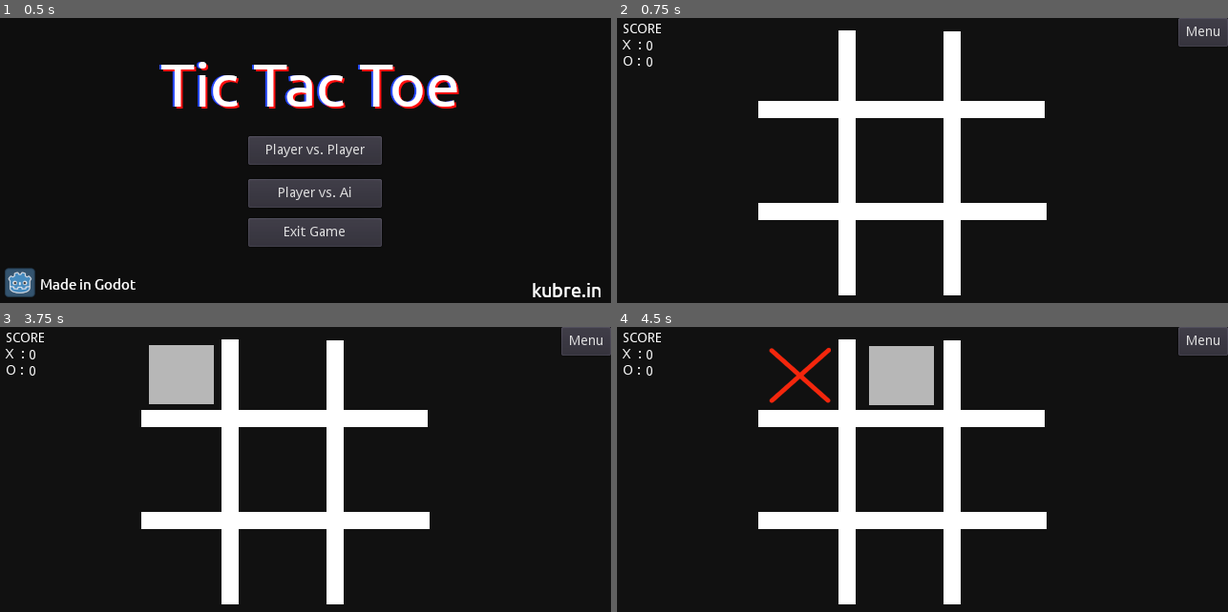
Above: before the commit, frames 1-4 (two rows, left to right).
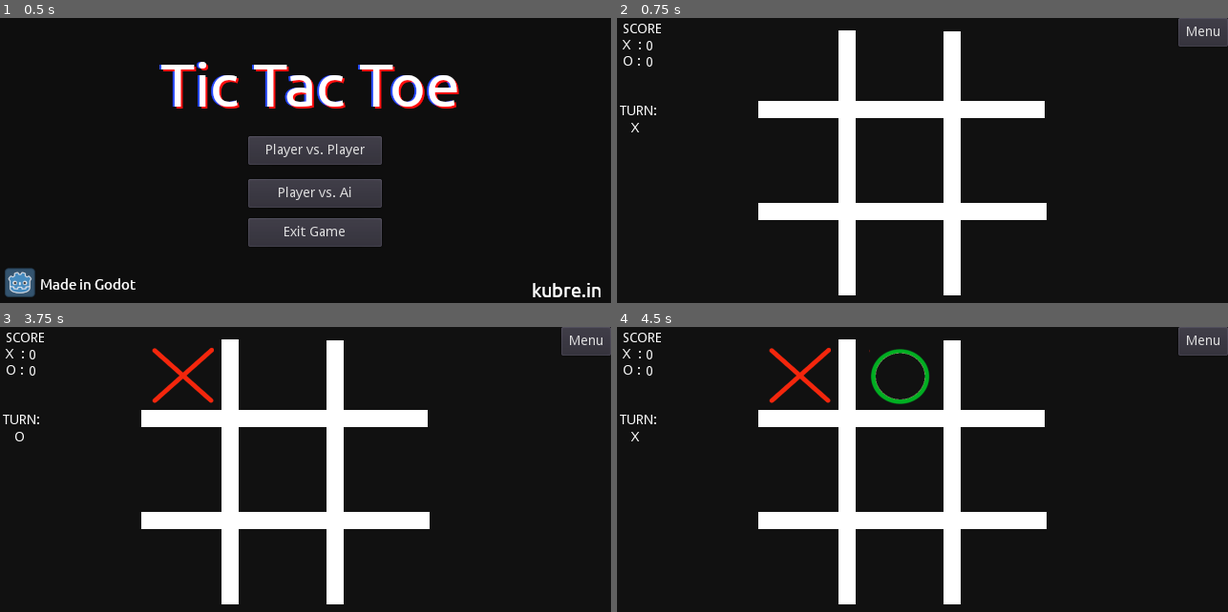
Above: after the commit, the same moments.

Repository: kubre/tictactoe
Game: Godot game, scene res://MainMenu.tscn
Same seed, same stepped clock (60 frames per second), same inputs: the game is played once before the commit and once after it.
Inputs (mouse positions are in pixels of both pictures, inside the frame that each line leads up to):
- Up to frame 1 (0.5 s): no input
- Up to frame 2 (0.75 s): click "Player vs. Player" at 0.5 s
- Up to frame 3 (3.75 s): click "Menu" at 1.25 s; click "Player vs. Ai" at 2 s; click "Player vs. Player" at 2.75 s; click (183, 375) at 3.5 s
- Up to frame 4 (4.5 s): click (904, 375) at 4.25 s

Frame 1 is identical in both runs. In frame 2, 0.1% of the frame differs, in the area x 0-7%, y 30-41%; in frame 3, 2.3%, in the area x 0-35%, y 6-41%; in frame 4, 2.3%.

Commit message:
Some minor improvements

Diff:
--- a/MainMenu.tscn
+++ b/MainMenu.tscn
@@ -44,6 +44,7 @@
 margin_top = 260.0
 margin_right = 150.0
 margin_bottom = 300.0
+
 [connection signal="pressed" from="PVPButton" to="." method="_on_PVPButton_pressed"]
 [connection signal="pressed" from="Exit" to="." method="_on_Exit_pressed"]
 [connection signal="pressed" from="KubreWebsiteLink" to="." method="_on_KubreWebsiteLink_pressed"]
--- a/PVP.gd
+++ b/PVP.gd
@@ -47,7 +47,12 @@
         msgbox("Draw", "Draw game! both played well, Click ok to reset game", "reset")
 
     # Switch active player
-    active_player = O if active_player == X else X
+    if active_player == X:
+        active_player = O
+        $PlayerTurn.text = "O"
+    else:
+        active_player = X
+        $PlayerTurn.text = "X"
 
 func place_mark(btn: TTTButton, player: int) -> bool:
     # Actullay places marks board
--- a/PVP.tscn
+++ b/PVP.tscn
@@ -142,6 +142,22 @@
 text = "0"
 uppercase = true
 
+[node name="TurnLabel" type="Label" parent="."]
+margin_left = 2.69765
+margin_top = 90.6231
+margin_right = 44.6976
+margin_bottom = 104.623
+text = "Turn:"
+uppercase = true
+
+[node name="PlayerTurn" type="Label" parent="."]
+margin_left = 15.0824
+margin_top = 109.21
+margin_right = 57.0824
+margin_bottom = 123.21
+text = "X"
+uppercase = true
+
 [node name="MenuButton" type="Button" parent="."]
 anchor_left = 1.0
 anchor_right = 1.0
@@ -149,4 +165,5 @@
 margin_bottom = 30.0
 hint_tooltip = "Exit to Main Menu"
 text = "Menu"
+
 [connection signal="pressed" from="MenuButton" to="." method="_on_MenuButton_pressed"]
--- a/TTTButton.tscn
+++ b/TTTButton.tscn
@@ -1,11 +1,10 @@
-[gd_scene load_steps=3 format=2]
+[gd_scene load_steps=2 format=2]
 
-[ext_resource path="res://Assets/highlight.png" type="Texture" id=1]
-[ext_resource path="res://TTTButton.gd" type="Script" id=2]
+[ext_resource path="res://TTTButton.gd" type="Script" id=1]
 
 [node name="TextureButton" type="TextureButton"]
 rect_clip_content = true
-texture_hover = ExtResource( 1 )
 stretch_mode = 1
-script = ExtResource( 2 )
+script = ExtResource( 1 )
+
 [connection signal="pressed" from="." to="." method="_on_Button_Pressed"]
